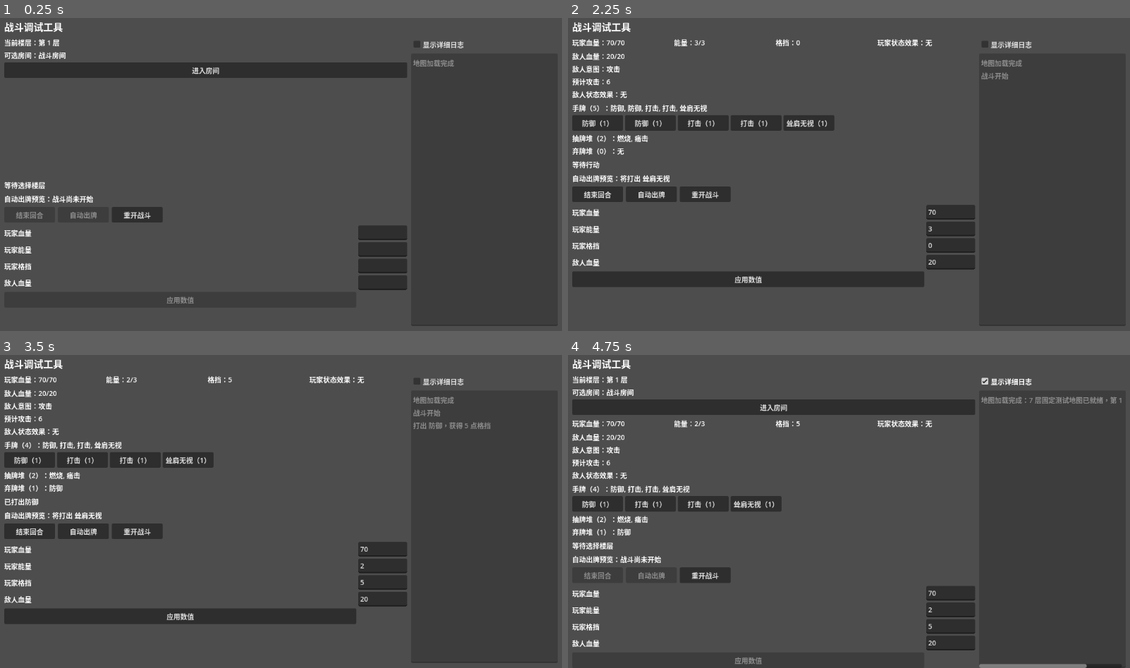
Above: before the commit, frames 1-4 (two rows, left to right).
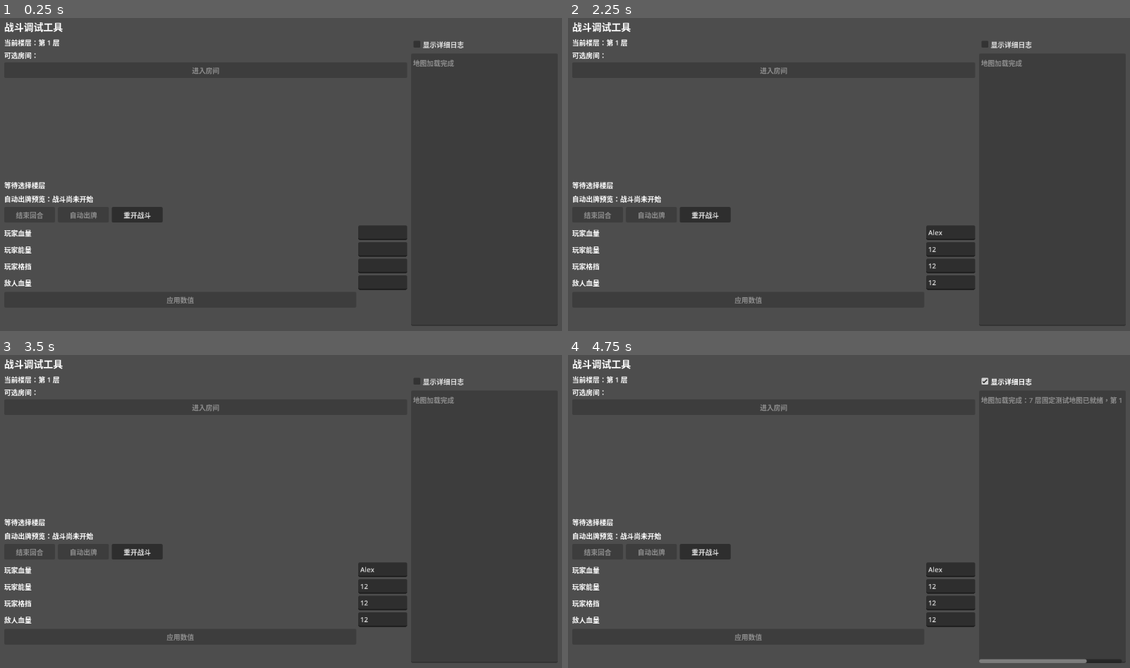
Above: after the commit, the same moments.

Repository: jxqxn/Godot-Game
Game: Godot game, scene res://scenes/stm/battle_debug_scene.tscn
Same seed, same stepped clock (60 frames per second), same inputs: the game is played once before the commit and once after it.
Inputs (mouse positions are in pixels of both pictures, inside the frame that each line leads up to):
- Up to frame 1 (0.25 s): no input
- Up to frame 2 (2.25 s): click (950, 233) at 0.52 s; type "Alex" at 0.6 s; click (950, 249) at 0.75 s; type "12" at 0.83 s; click (950, 265) at 0.98 s; type "12" at 1.07 s; click (950, 284) at 1.27 s; type "12" at 1.35 s; click (775, 71) at 2 s, where only the run before the commit has a clickable "进入房间"
- Up to frame 3 (3.5 s): click (28, 461) at 2.75 s, where only the run before the commit has a clickable "防御（1）"
- Up to frame 4 (4.75 s): click "重开战斗" at 3.5 s; click "显示详细日志" at 4.25 s

The runs differ from the first frame. In frame 1, 0.1% of the frame differs, in the area x 6-40%, y 10-19%; in frame 2, 11%, in the area x 0-79%, y 6-92%; in frame 3, 10%; in frame 4, 7.6%.

Commit message:
Convert fixed map data to node graph

Diff:
--- a/scripts/stm/map/map_data.gd
+++ b/scripts/stm/map/map_data.gd
@@ -2,51 +2,55 @@
 extends RefCounted
 
 # 固定 7 层测试地图。
-# floors[i]["rooms"] 是 Array[Dictionary]，每个 room 包含 type 和 next_floors。
+# floors[i]["nodes"] 是 Array[Dictionary]，每个 node 包含 type 和 next_nodes。
 # floors[i]["name"] 是楼层显示名。
-# rooms[j]["type"]: "combat" | "rest" | "boss"。
-# rooms[j]["next_floors"]: Array[int]，指向可抵达的下一层索引（空数组表示最终层）。
+# nodes[j]["type"]: "combat" | "rest" | "boss"。
+# nodes[j]["next_nodes"]: Array[Dictionary]，每项包含 floor_index 和 node_index。
 const FLOORS: Array = [
 	{
 		"name": "第 1 层",
-		"rooms": [
-			{"type": "combat", "next_floors": [1]}
+		"nodes": [
+			{"type": "combat", "next_nodes": [{"floor_index": 1, "node_index": 0}]}
 		]
 	},
 	{
 		"name": "第 2 层",
-		"rooms": [
-			{"type": "combat", "next_floors": [2]}
+		"nodes": [
+			{"type": "combat", "next_nodes": [{"floor_index": 2, "node_index": 0}]}
 		]
 	},
 	{
 		"name": "第 3 层",
-		"rooms": [
-			{"type": "combat", "next_floors": [3]}
+		"nodes": [
+			{"type": "combat", "next_nodes": [{"floor_index": 3, "node_index": 0}]}
 		]
 	},
 	{
 		"name": "第 4 层",
-		"rooms": [
-			{"type": "rest", "next_floors": [4, 5]}
+		"nodes": [
+			{"type": "rest", "next_nodes": [
+				{"floor_index": 4, "node_index": 0},
+				{"floor_index": 4, "node_index": 1},
+			]}
 		]
 	},
 	{
 		"name": "第 5 层",
-		"rooms": [
-			{"type": "combat", "next_floors": [5]}
+		"nodes": [
+			{"type": "combat", "next_nodes": [{"floor_index": 5, "node_index": 0}]},
+			{"type": "rest", "next_nodes": [{"floor_index": 5, "node_index": 0}]},
 		]
 	},
 	{
 		"name": "第 6 层",
-		"rooms": [
-			{"type": "rest", "next_floors": [6]}
+		"nodes": [
+			{"type": "rest", "next_nodes": [{"floor_index": 6, "node_index": 0}]}
 		]
 	},
 	{
 		"name": "第 7 层",
-		"rooms": [
-			{"type": "boss", "next_floors": []}
+		"nodes": [
+			{"type": "boss", "next_nodes": []}
 		]
 	},
 ]
